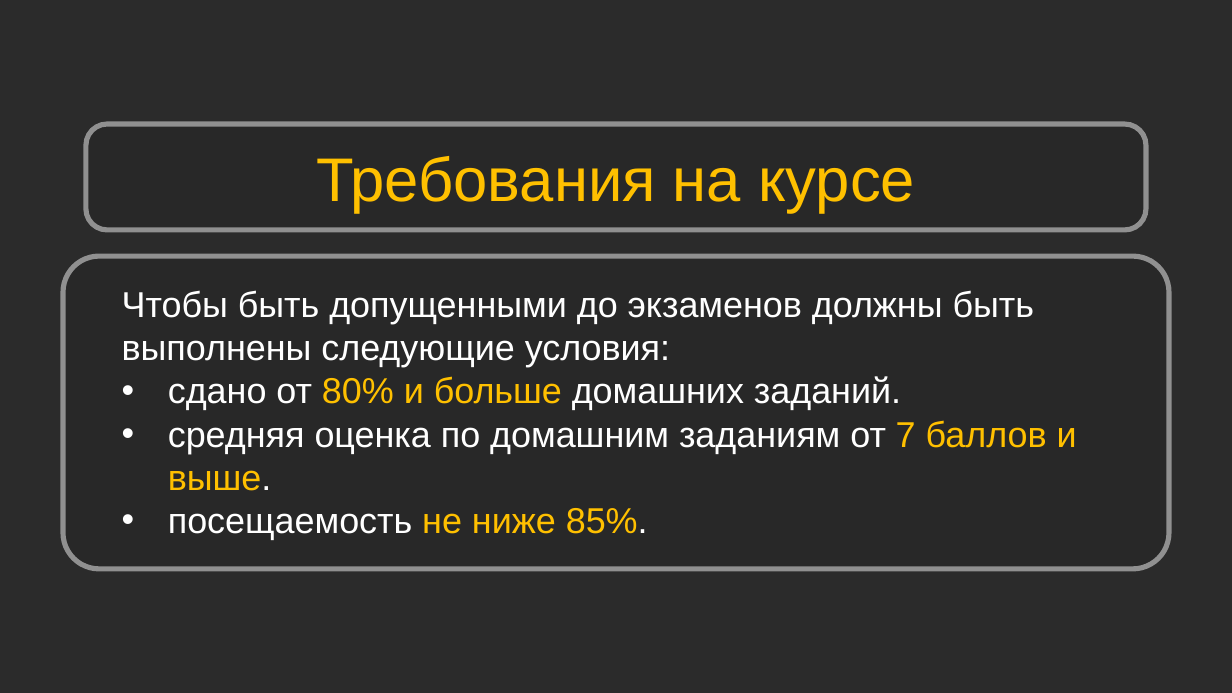
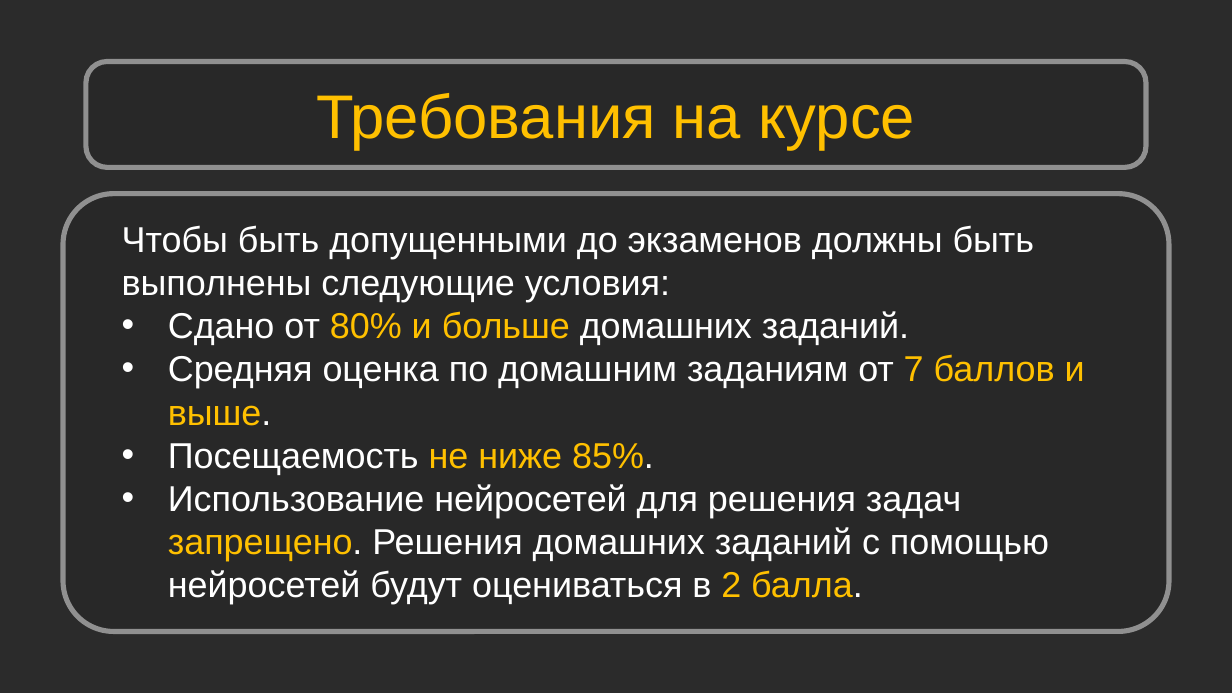
Before and after one commit to Shikonohito/Python_Bootcamp, a slide deck: slide 16 of Урок 01. Mystat. Microsoft Teams/Урок 1. Mystat. Microsoft Teams.pptx. Drawn at 1232x693 pixels with LibreOffice and Linux fonts; fonts in the diff are those of the drawing; background and template pictures are left out; a plain dark background stands for a picture behind light text. Boxes give left, top, right and bottom in pixels: in the first picture for what was removed or moved away, otherwise in the second. Text is boxed around its words. In the diff, an @@ line names an element or a change of style, - is before the commit and + after.

Commit message:
Updated Lesson01 - changed slide 16.

```diff
--- a/Урок 01. Mystat. Microsoft Teams/Урок 1. Mystat. Microsoft Teams.pptx
+++ b/Урок 01. Mystat. Microsoft Teams/Урок 1. Mystat. Microsoft Teams.pptx
@@ rounded rectangle: place and size @@
-rounded rectangle at bbox=[86, 124, 1146, 230]
+rounded rectangle at bbox=[86, 62, 1146, 168]
@@ text "Требования на курсе": place and size @@
-text "Требования на курсе" at bbox=[316, 156, 915, 212]
+text "Требования на курсе" at bbox=[316, 93, 915, 150]
@@ rounded rectangle: place and size @@
-rounded rectangle at bbox=[63, 256, 1169, 569]
+rounded rectangle at bbox=[63, 194, 1169, 632]
@@ text "Чтобы быть допущенными до экзаменов ...": place and size @@
-text "Чтобы быть допущенными до экзаменов ..." at bbox=[122, 290, 1077, 540]
+text "Чтобы быть допущенными до экзаменов ..." at bbox=[122, 225, 1085, 604]
@@ text at bbox=[168, 311, 1085, 604]: text changed @@
-• сдано от 80% и больше домашних заданий.
-• средняя оценка по домашним заданиям от 7 баллов и выше.
-• посещаемость не ниже 85%.
+• Сдано от 80% и больше домашних заданий.
+• Средняя оценка по домашним заданиям от 7 баллов и выше.
+• Посещаемость не ниже 85%.
+• Использование нейросетей для решения задач запрещено. Решения домашних заданий с помощью нейросетей будут оцениваться в 2 балла.
```
Also in this commit, not shown: 1 other file.
